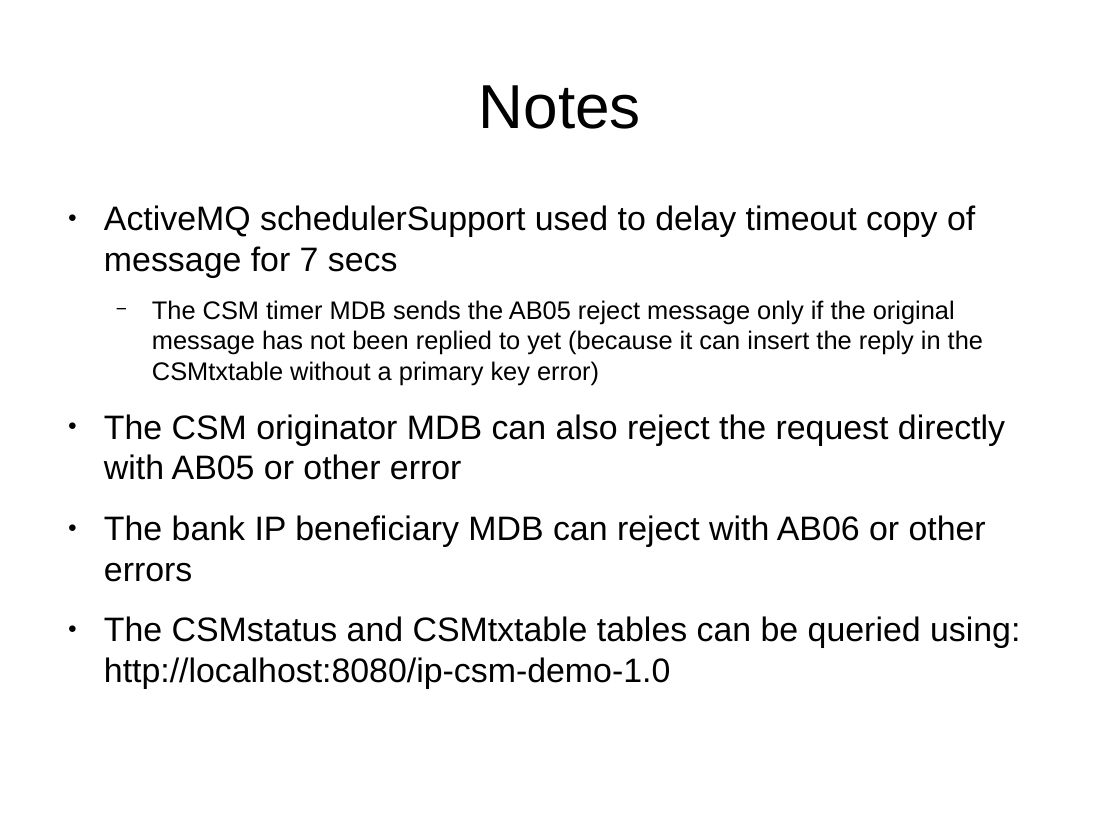
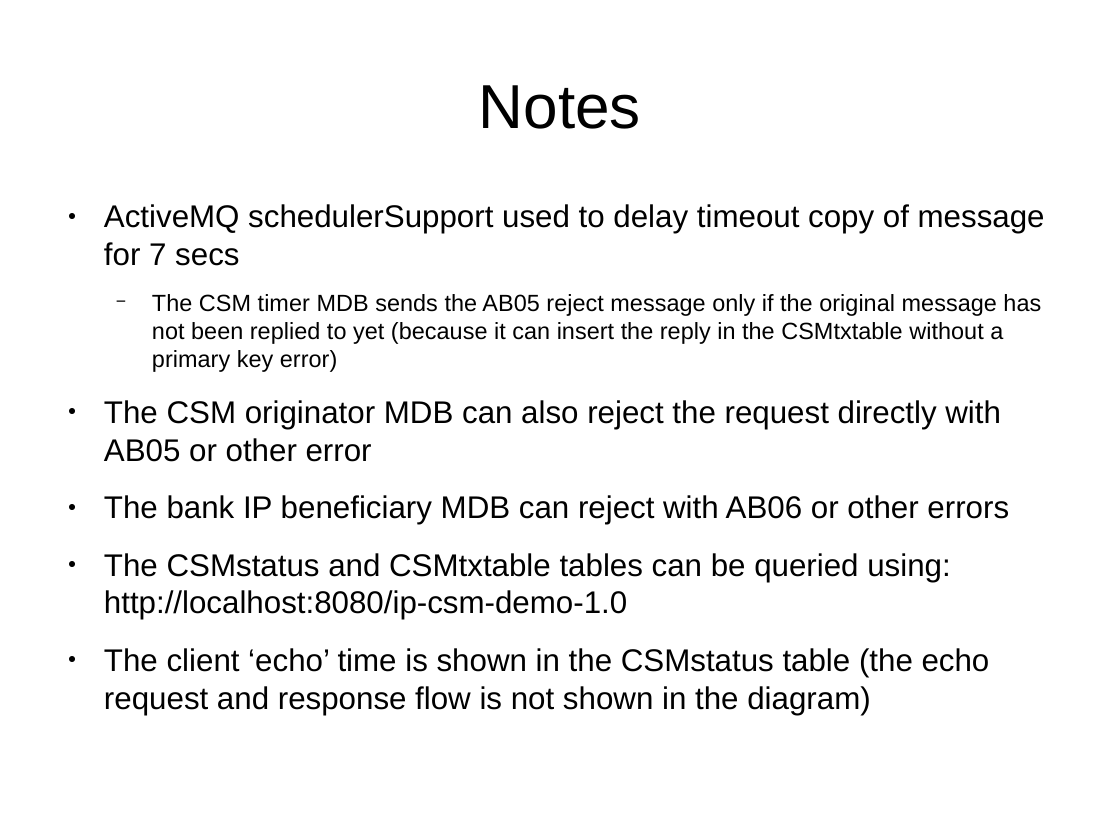
Before and after one commit to arsuk/ip-mdb-csm, a slide deck: slide 2 of CSMmock.odp. Drawn at 1120x840 pixels with LibreOffice and Linux fonts; fonts in the diff are those of the drawing. Boxes give left, top, right and bottom in pixels: in the first picture for what was removed or moved away, otherwise in the second. Text is boxed around its words. In the diff, an @@ line names an element or a change of style, - is before the commit and + after.

Commit message:
Removed code for indirect liquidity table and update the status table directly.

```diff
--- a/CSMmock.odp
+++ b/CSMmock.odp
@@ text at box(104, 204, 1045, 620): size 24 to 22.2 pt in "ActiveMQ schedulerSupport used to delay timeout copy ...", "The CSM originator MDB can also reject ...", "The bank IP beneficiary MDB can reject ...", "The CSMstatus and CSMtxtable tables can be ..."; size 18 to 16.6 pt in "The CSM timer MDB sends the AB05 ..." @@
@@ text at box(104, 648, 990, 677): paragraph added @@
+● The client ‘echo’ time is shown in the CSMstatus table (the echo request and response flow is not shown in the diagram)
```
Also in this commit, not shown: 1 other slide changed, 2 slides removed, 16 other files.
